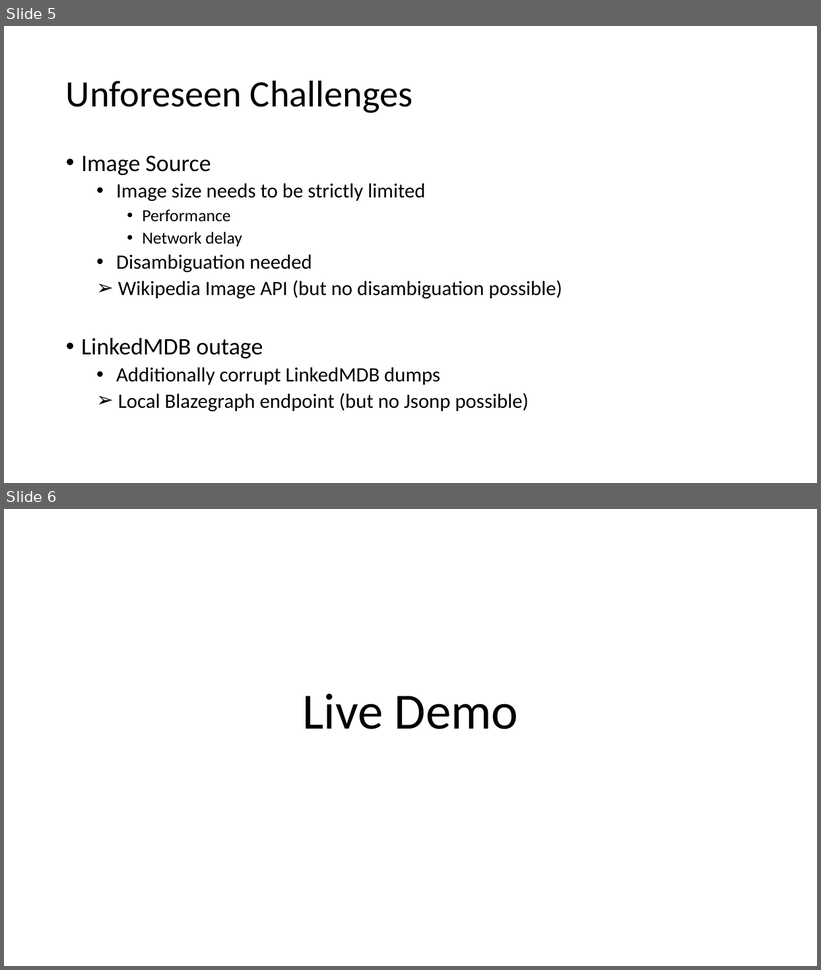
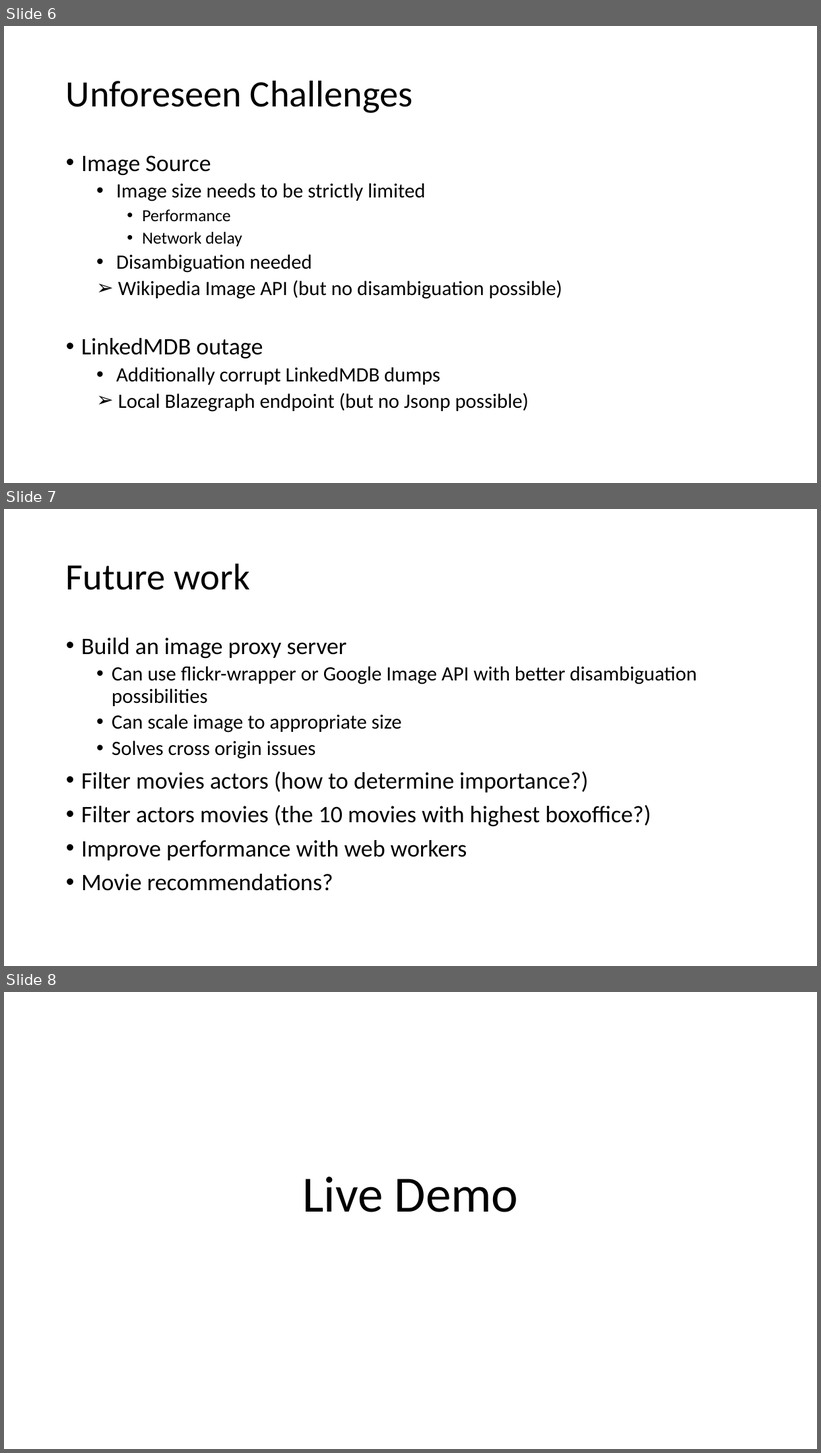
Before and after one commit to mathiasmoeller/LinkedMovieApp, a slide deck: Linked Movie Exploration Graph.pptx. Shown one above the other, each under a label of ours: slides 5 and 6 before the commit, slides 6, 7 and 8 after it. The pictures are 821x970 and 821x1453 pixels, drawn with LibreOffice and Linux fonts; fonts in the diff are those of the drawing; background and template pictures are left out. Boxes give left, top, right and bottom in pixels: in the first picture for what was removed or moved away, otherwise in the second. Text is boxed around its words. In the diff, an @@ line names an element or a change of style, - is before the commit and + after.

Commit message:
Update presentation

```diff
--- a/Linked Movie Exploration Graph.pptx
+++ b/Linked Movie Exploration Graph.pptx
@@ slide 7 added at bbox=[4, 509, 817, 966], background #FFFFFF @@
@@ title added at bbox=[66, 563, 250, 590], 44 pt, text #000000 @@
+Future work
@@ text added at bbox=[81, 638, 697, 891], 28 pt, text #000000 @@
+• Build an image proxy server
+  • Can use flickr-wrapper or Google Image API with better disambiguation possibilities
+  • Can scale image to appropriate size
+  • Solves cross origin issues
+• Filter movies actors (how to determine importance?)
+• Filter actors movies (the 10 movies with highest boxoffice?)
+• Improve performance with web workers
+• Movie recommendations?
@@ what was slide 5 is now slide 6 @@
@@ what was slide 6 is now slide 8 @@
```
Also in this commit, not shown: 1 other slide added, 1 other file.
